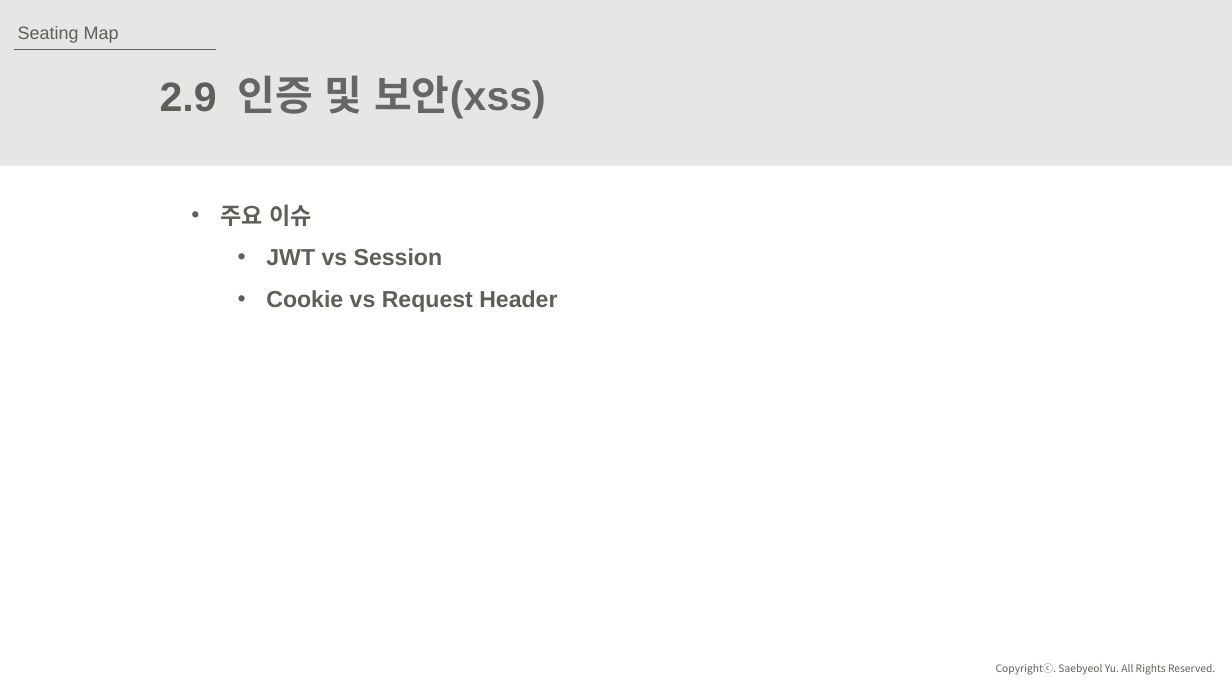
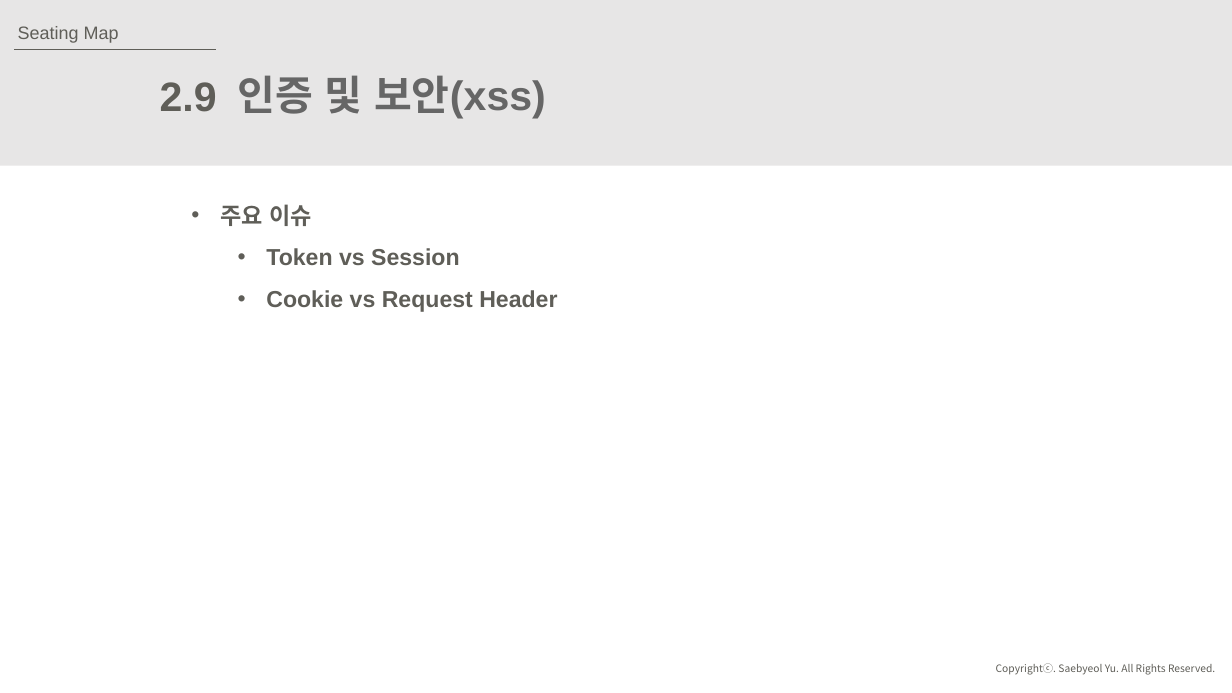
Before and after one commit to JuJinPark/interproject-process, a slide deck: slide 20 of 발표/internProject(20191015).pptx. Drawn at 1232x693 pixels with LibreOffice and Linux fonts; fonts in the diff are those of the drawing. Boxes give left, top, right and bottom in pixels: in the first picture for what was removed or moved away, otherwise in the second. Text is boxed around its words. In the diff, an @@ line names an element or a change of style, - is before the commit and + after.

```diff
--- a/발표/internProject(20191015).pptx
+++ b/발표/internProject(20191015).pptx
@@ text at (266,248,460,265): text changed @@
-  • JWT vs Session
+  • Token vs Session
```
Also in this commit, not shown: 3 other slides changed.
